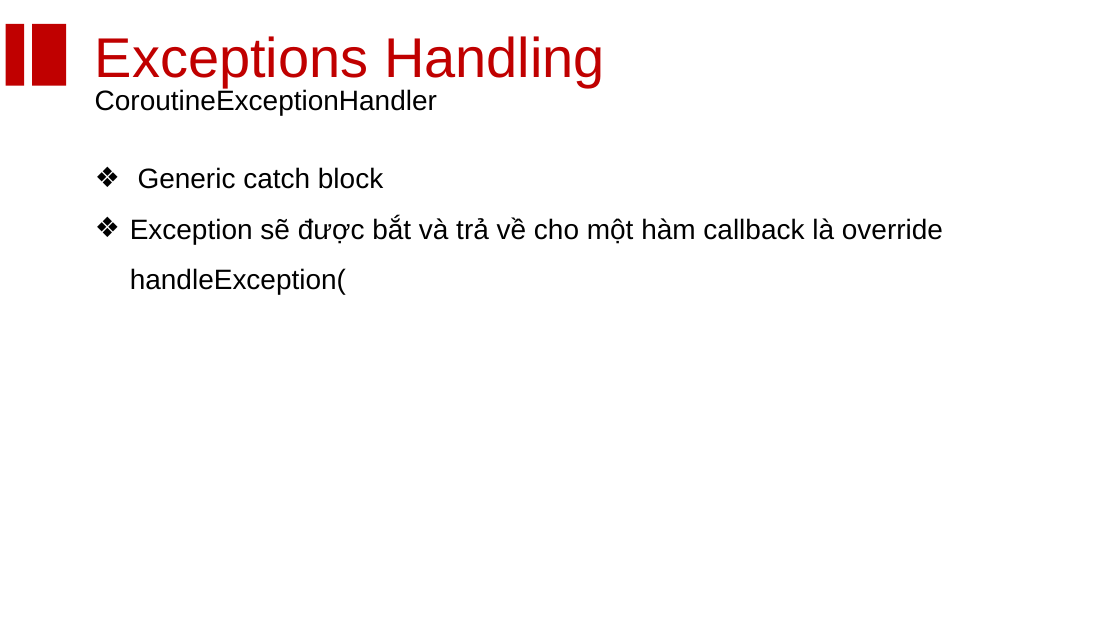
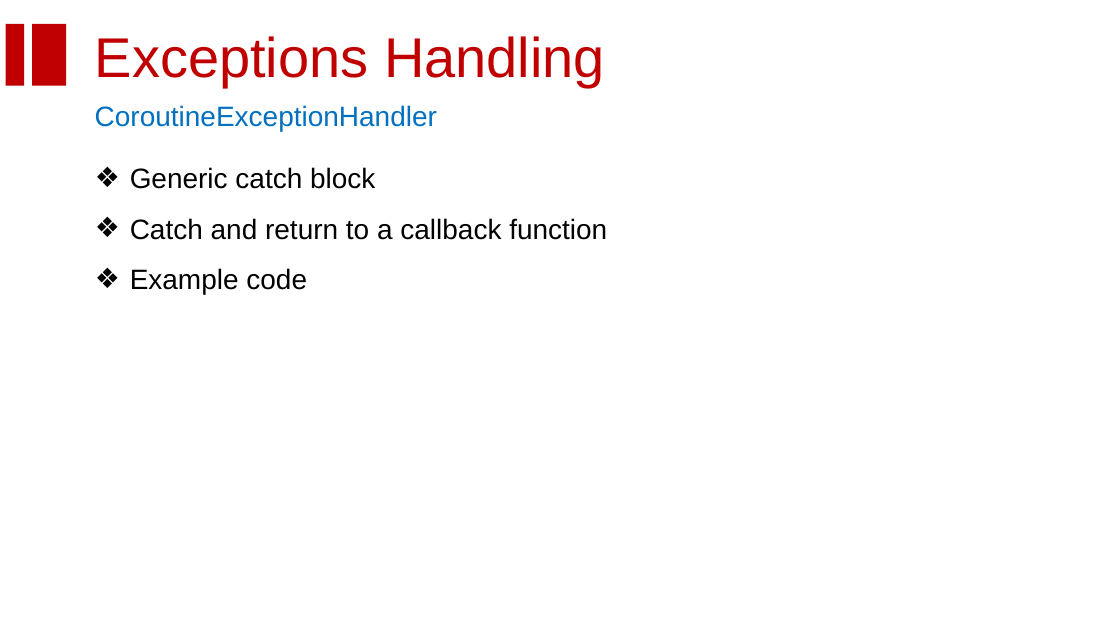
Before and after one commit to homanad/KotlinCoroutines, a slide deck: slide 28 of Coroutine.pptx (slide 26 before the commit). Drawn at 1120x630 pixels with LibreOffice and Linux fonts; fonts in the diff are those of the drawing; background and template pictures are left out. Boxes give left, top, right and bottom in pixels: in the first picture for what was removed or moved away, otherwise in the second. Text is boxed around its words. In the diff, an @@ line names an element or a change of style, - is before the commit and + after.

```diff
--- a/Coroutine.pptx
+++ b/Coroutine.pptx
@@ text "CoroutineExceptionHandler": place and size @@
-text "CoroutineExceptionHandler" at [95, 88, 437, 115]
+text "CoroutineExceptionHandler" at [95, 105, 437, 131]
@@ text "CoroutineExceptionHandler" at [95, 105, 437, 131]: text colour #000000 to #0070C0 @@
@@ text at [130, 218, 607, 294]: text changed @@
-❖ Exception sẽ được bắt và trả về cho một hàm callback là override handleException(
+❖ Catch and return to a callback function
+❖ Example code
```
Also in this commit, not shown: 15 other slides changed, 14 slides added, 14 slides removed.
